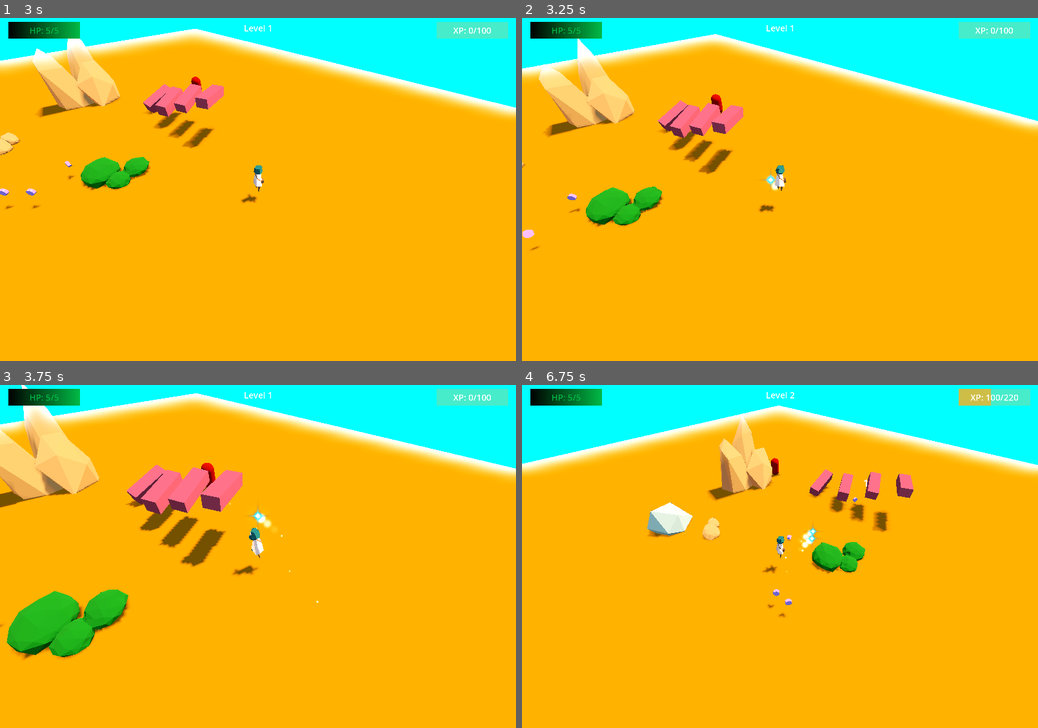
Above: before the commit, frames 1-4 (two rows, left to right).
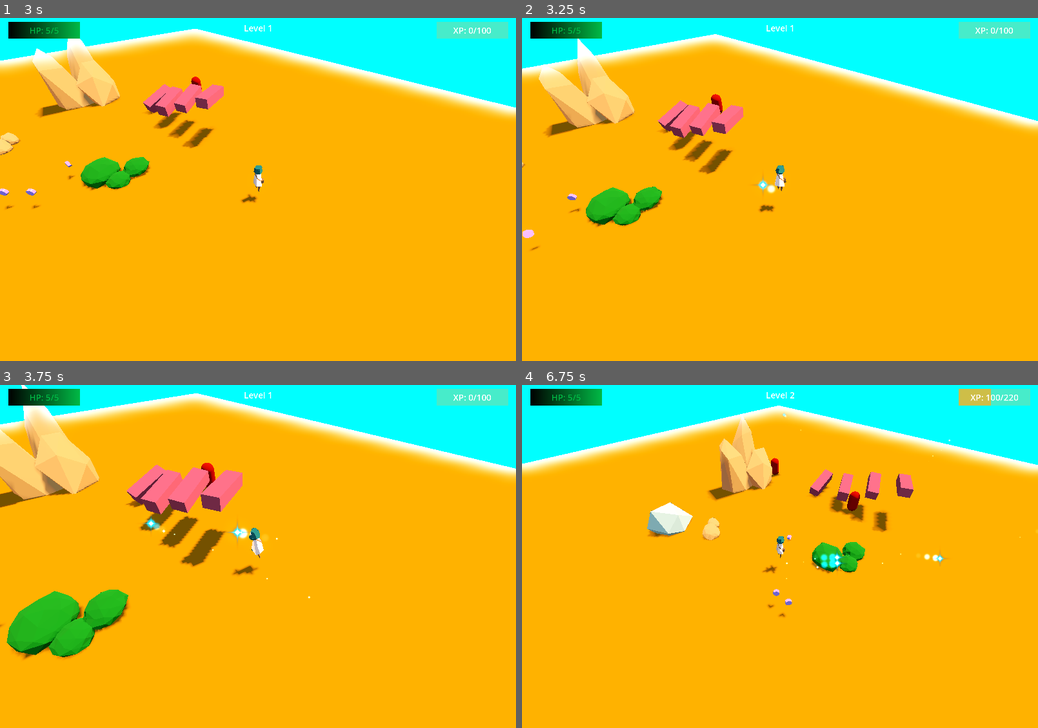
Above: after the commit, the same moments.

Repository: DeepRestGames/EcoDungeon
Game: Godot game, scene res://scenes/PrototypeScene_Weapons_01.tscn
Same seed, same stepped clock (60 frames per second), same inputs: the game is played once before the commit and once after it. A sky picture missing from this copy of the repository is replaced by a grey-blue gradient.
Inputs (mouse positions are in pixels of both pictures, inside the frame that each line leads up to):
- Up to frame 1 (3 s): move the mouse to (371, 172) at 0.52 s; hold D (move_right) 0.53-1.28 s; tap Space (spacebar) at 0.6, 2.85 s; move the mouse to (154, 206) at 1.27 s; hold S (move_down) 1.28-2.03 s; tap Mouse wheel up (zoom_in) at 1.35 s; move the mouse to (309, 114) at 2.02 s; hold D (move_right) 2.03-2.78 s; hold Mouse wheel down (zoom_out) 2.03-2.78 s; move the mouse to (232, 258) at 2.77 s; hold W (move_up) from 2.78 s (still down)
- Up to frame 2 (3.25 s): keep holding W (move_up)
- Up to frame 3 (3.75 s): move the mouse to (412, 607) at 3.52 s; release W (move_up) at 3.53 s; hold A (move_left) from 3.53 s (still down); hold Mouse wheel up (zoom_in) from 3.53 s (still down)
- Up to frame 4 (6.75 s): move the mouse to (625, 505) at 4.27 s; release Mouse wheel up (zoom_in) at 4.28 s; tap Mouse wheel down (zoom_out) at 4.35 s; move the mouse to (805, 556) at 5.02 s; release A (move_left) at 5.03 s; hold S (move_down) 5.03-5.78 s; tap Space (spacebar) at 5.1 s; move the mouse to (702, 470) at 5.77 s; hold D (move_right) 5.78-6.53 s; tap Mouse wheel up (zoom_in) at 5.85 s; tap Enter at 6.5 s; move the mouse to (893, 539) at 6.52 s; hold W (move_up) from 6.53 s (still down); hold Mouse wheel down (zoom_out) from 6.53 s (still down)

Frame 1 is identical in both runs. In frame 2, 0.1% of the frame differs, in the area x 45-50%, y 44-52%; in frame 3, 0.3%; in frame 4, 0.5%, in the area x 50-100%, y 8-57%.

Commit message:
To area

Diff:
--- a/scenes/weapons/Projectile.tscn
+++ b/scenes/weapons/Projectile.tscn
@@ -127,7 +127,7 @@
 scale_min = 0.2
 scale_max = 0.6
 
-[node name="Projectile" type="CharacterBody3D"]
+[node name="Projectile" type="Area3D"]
 collision_layer = 16
 collision_mask = 13
 script = ExtResource("1_xhi56")
--- a/scripts/Projectile.gd
+++ b/scripts/Projectile.gd
@@ -1,4 +1,4 @@
-extends CharacterBody3D
+extends Area3D
 
 
 var bullet_velocity: float
@@ -9,6 +9,7 @@
 var explosion_damage: float
 var piercing_amount: int
 var pierced_so_far: int = 0
+var enemies_pierced = []
 
 @onready var collision_shape = $CollisionShape3D
 @onready var life_time: Timer = $Lifetime
@@ -30,22 +31,20 @@
 	life_time.start()
 
 
+
 func _physics_process(delta):
 	if life_time.is_stopped():
 		destroy()
 	else:
-		var collision = move_and_collide(-delta * bullet_velocity * transform.basis.z)
+		translate(-delta * bullet_velocity * transform.basis.z)
 
-		if collision:
+		var enemies_in_range: Array[Node3D] = get_overlapping_bodies()
+		if len(enemies_in_range) > 0 :
 			# Get the collider that has triggered collision and perform actions
-			var collider = collision.get_collider()
+			var collider = enemies_in_range.pop_front()
 			if collider is EnemyBase:
 				# Get damage component and round if needed
 				deal_damage(collider)
-			if piercing_amount > 0:
-				pierced_so_far +=1
-				if pierced_so_far > piercing_amount:
-					destroy()
 			else:
 				destroy()
 		else:
@@ -55,7 +54,13 @@
 
 
 func deal_damage(collider: EnemyBase):
-	collider.take_damage(current_damage)
+	if collider.get_instance_id() not in enemies_pierced:
+		collider.take_damage(current_damage)
+		enemies_pierced += [collider.get_instance_id()]
+		if piercing_amount > 0:
+			pierced_so_far +=1
+	if pierced_so_far > piercing_amount:
+		destroy()
 
 
 func destroy():
--- a/scripts/weapons/BaseWeapon.gd
+++ b/scripts/weapons/BaseWeapon.gd
@@ -76,7 +76,7 @@
 			# Create new projectile targeting enemy target
 			var projectile = projectile_instance.instantiate()
 			# Set enemy as target to follow if weapon has homing powerup
-			var target = null if homing_projectiles else enemy
+			var target = null if not homing_projectiles else enemy
 			projectile.initialize(projectile_velocity, current_damage, projectile_lifetime, target, explosion_range, explosion_damage, piercing_amount)
 
 			# Spawn projectile at its origin and shoot it
